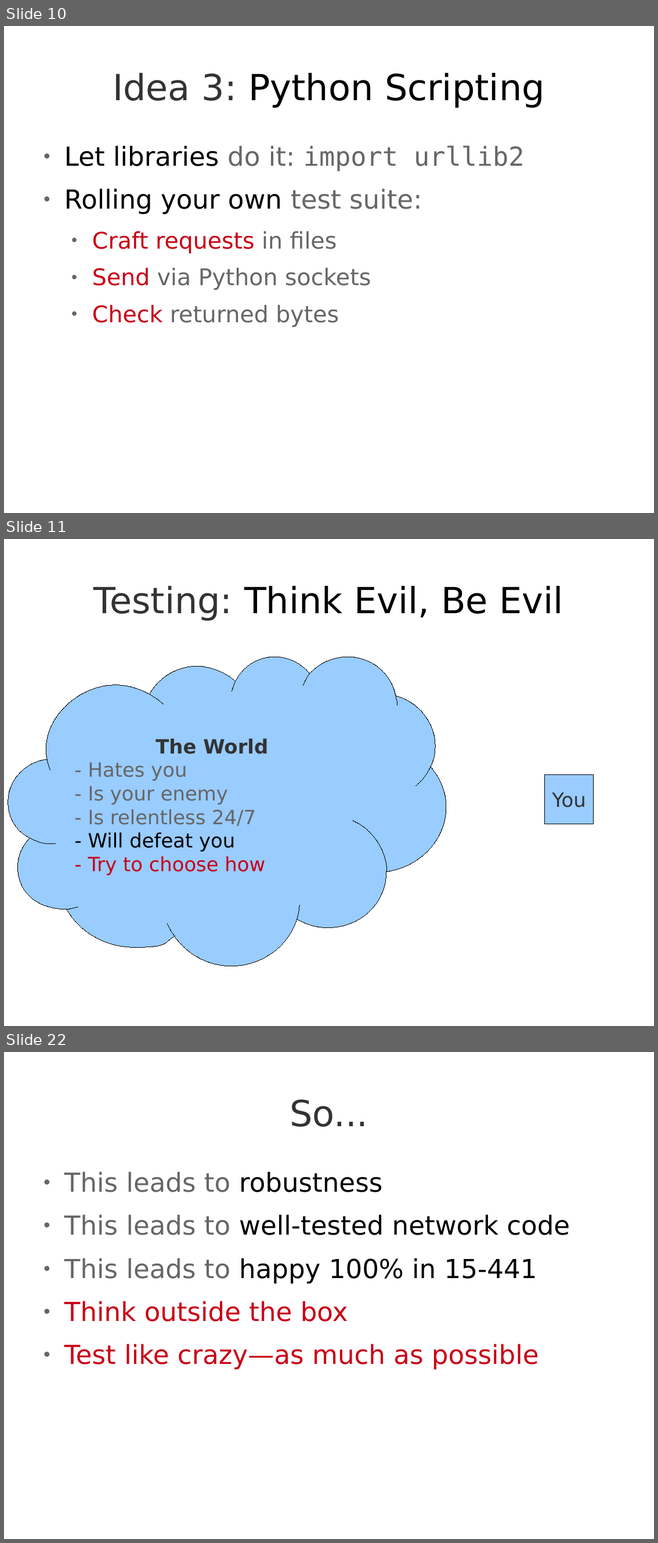
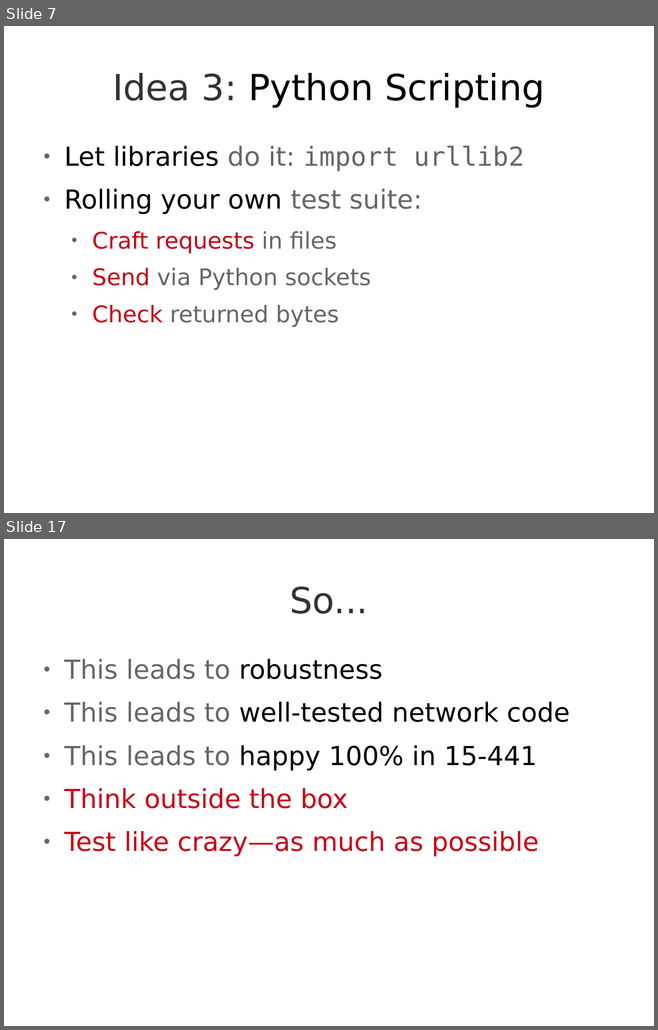
Before and after one commit to Jarvishappy/15-441-Recitation-Sessions, a slide deck: recitation4/src/recitation4-david.odp. Shown one above the other, each under a label of ours: slides 10, 11 and 22 before the commit, slides 7 and 17 after it; the slides between them are not shown. The pictures are 658x1543 and 658x1030 pixels, drawn with LibreOffice and Linux fonts; fonts in the diff are those of the drawing. Boxes give left, top, right and bottom in pixels: in the first picture for what was removed or moved away, otherwise in the second. Text is boxed around its words. In the diff, an @@ line names an element or a change of style, - is before the commit and + after.

```diff
--- a/recitation4/src/recitation4-david.odp
+++ b/recitation4/src/recitation4-david.odp
@@ slide 11 removed at (4,539,654,1026), background #FFFFFF @@
@@ title removed at (94,585,563,621) @@
-Testing: Think Evil, Be Evil
@@ freeform shape removed at (8,657,446,966) @@
-The World
-- Hates you
-- Is your enemy
-- Is relentless 24/7
-- Will defeat you
-- Try to choose how
@@ rectangle removed at (545,775,593,824) @@
-You
@@ what was slide 10 is now slide 7 @@
@@ what was slide 22 is now slide 17 @@
```
Also in this commit, not shown: 11 slides changed, 3 slides added, 14 other slides removed, 3 other files.
